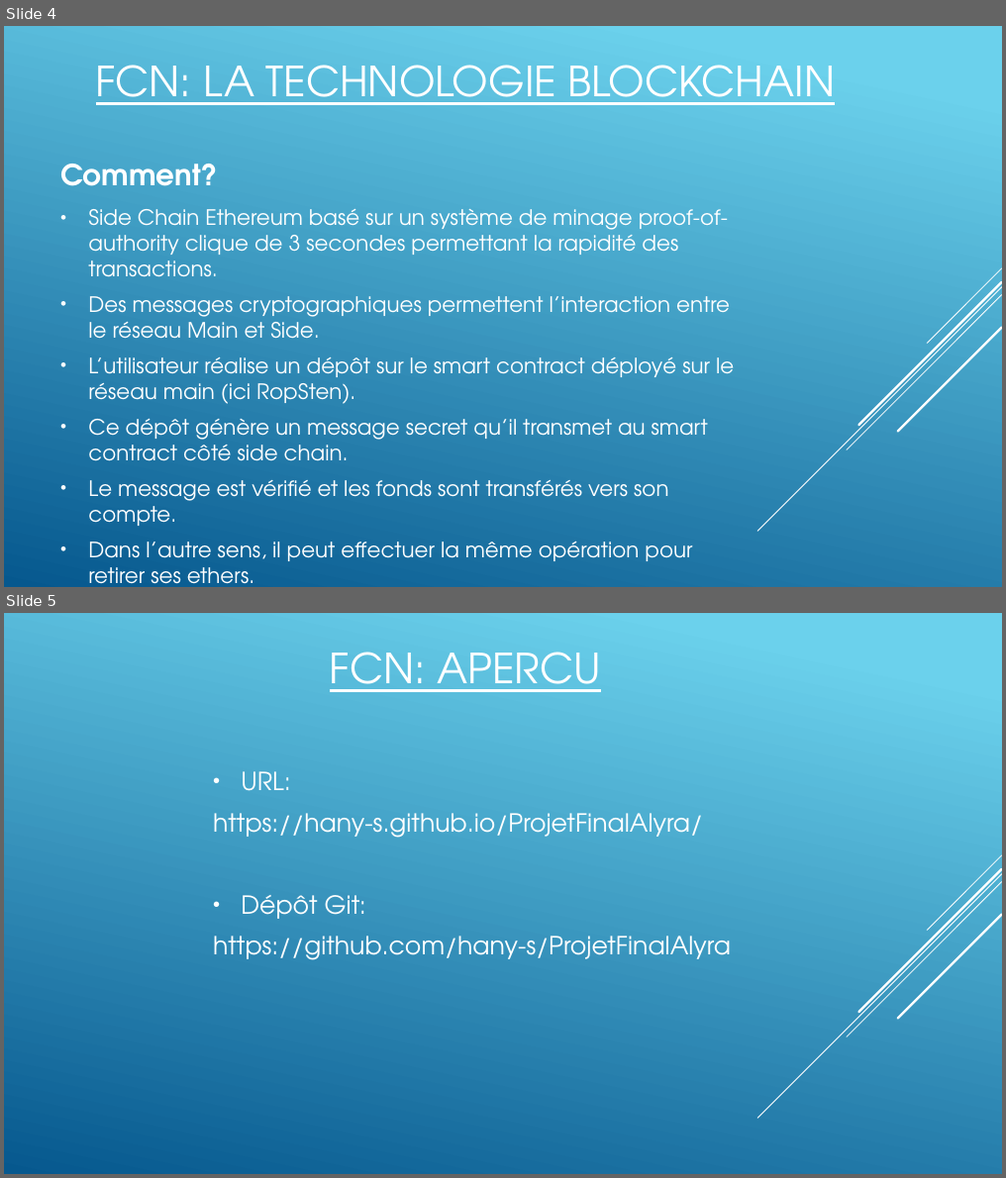
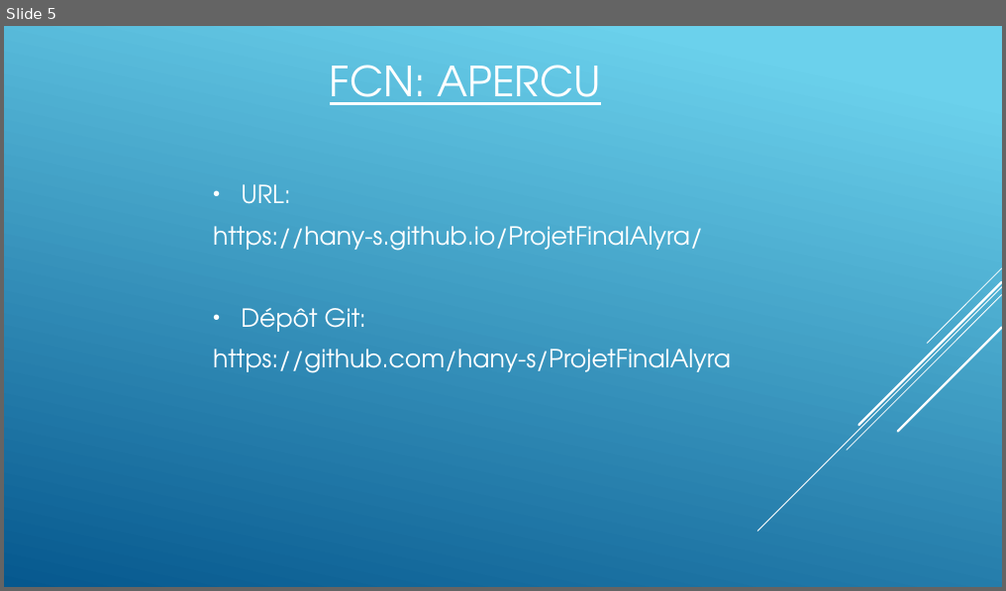
Before and after one commit to Louvivien/ProjetFinalAlyra, a slide deck: présentation/PROJET DE FIN D’ETUDE ALYRA - Hany Salah.pptx. Shown one above the other, each under a label of ours: slides 4 and 5 before the commit, slide 5 after it. The pictures are 1006x1178 and 1006x591 pixels, drawn with LibreOffice and Linux fonts; fonts in the diff are those of the drawing. Boxes give left, top, right and bottom in pixels: in the first picture for what was removed or moved away, otherwise in the second. Text is boxed around its words. In the diff, an @@ line names an element or a change of style, - is before the commit and + after.

```diff
--- a/présentation/PROJET DE FIN D’ETUDE ALYRA - Hany Salah.pptx
+++ b/présentation/PROJET DE FIN D’ETUDE ALYRA - Hany Salah.pptx
@@ slide 4 removed at (4,26,1002,587), background gradient #6ED2EB to #06588E; not listed: 5 template elements that a slide beside it also shows @@
@@ title removed at (96,65,836,105) @@
-FCN: LA TECHNOLOGIE BLOCKCHAIN
@@ text removed at (60,164,218,186) @@
-Comment?
@@ text removed at (88,209,734,562) @@
-• Side Chain Ethereum basé sur un système de minage proof-of-authority clique de 3 secondes permettant la rapidité des transactions.
-• Des messages cryptographiques permettent l’interaction entre le réseau Main et Side.
-• L’utilisateur réalise un dépôt sur le smart contract déployé sur le réseau main (ici RopSten).
-• Ce dépôt génère un message secret qu’il transmet au smart contract côté side chain.
-• Le message est vérifié et les fonds sont transférés vers son compte.
-• Dans l’autre sens, il peut effectuer la même opération pour retirer ses ethers.
```
Also in this commit, not shown: 1 slide changed, 3 slides added, 2 other slides removed, 12 other files.
